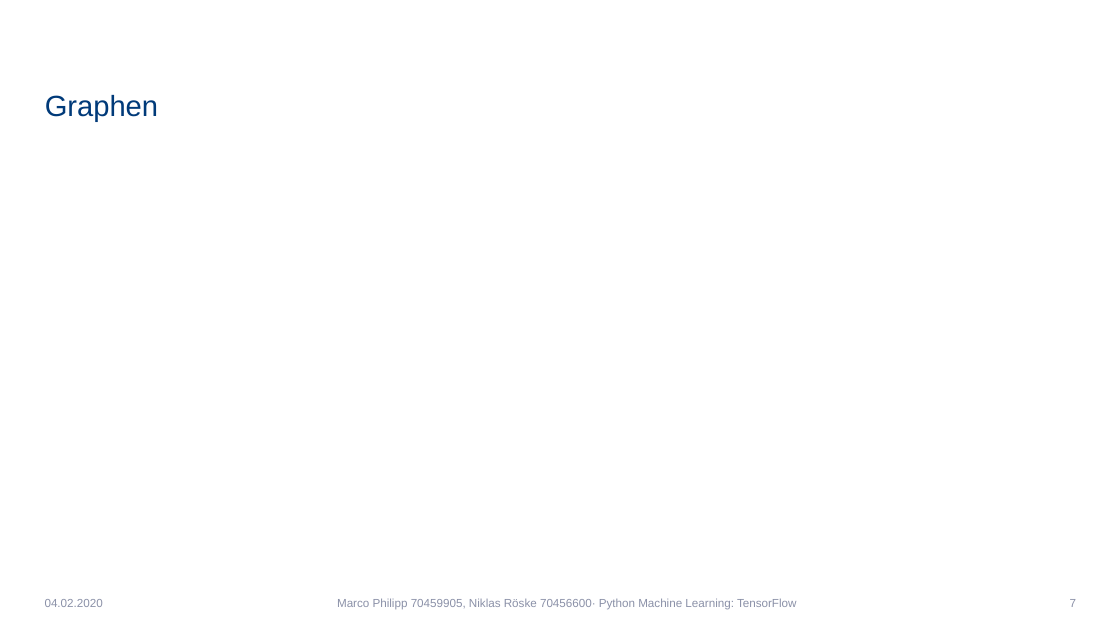
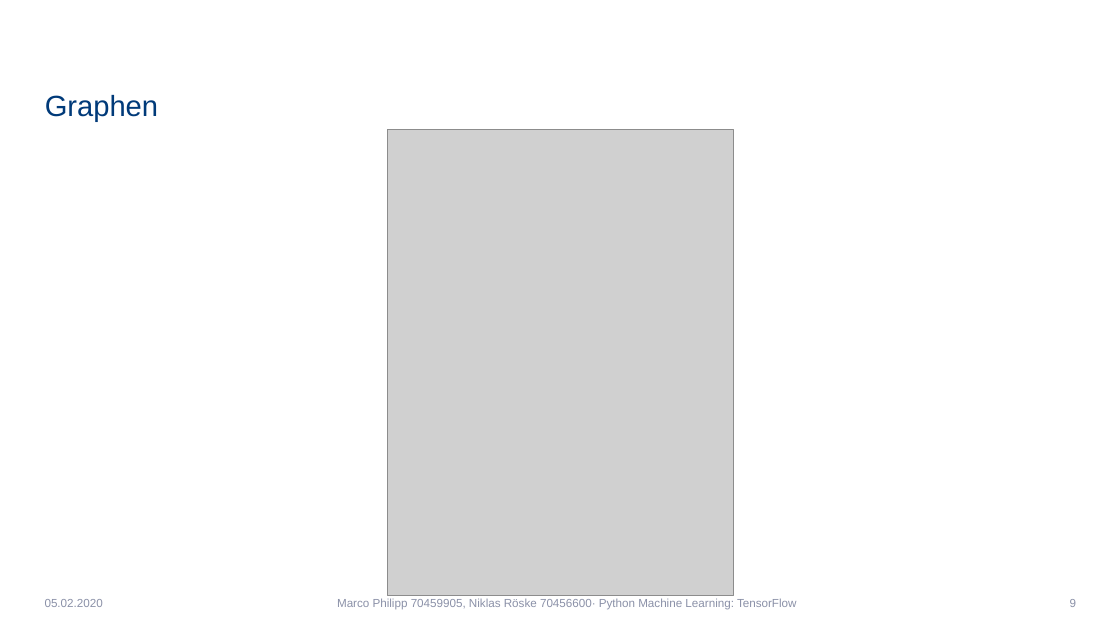
Before and after one commit to Niklas1997Git/Seminar, a slide deck: slide 9 of SeminarPräsentation.pptx (slide 7 before the commit). Drawn at 1120x630 pixels with LibreOffice and Linux fonts; fonts in the diff are those of the drawing; grey boxes stand for pictures; background and template pictures are left out. Boxes give left, top, right and bottom in pixels: in the first picture for what was removed or moved away, otherwise in the second. Text is boxed around its words. In the diff, an @@ line names an element or a change of style, - is before the commit and + after.

```diff
--- a/SeminarPräsentation.pptx
+++ b/SeminarPräsentation.pptx
@@ picture added at box(387, 129, 733, 596) @@
@@ text at box(45, 599, 103, 607): text changed @@
-04.02.2020
+05.02.2020
@@ page number at box(1070, 599, 1076, 607): text changed @@
-7
+9
```
Also in this commit, not shown: 14 other slides changed, 5 slides added.
